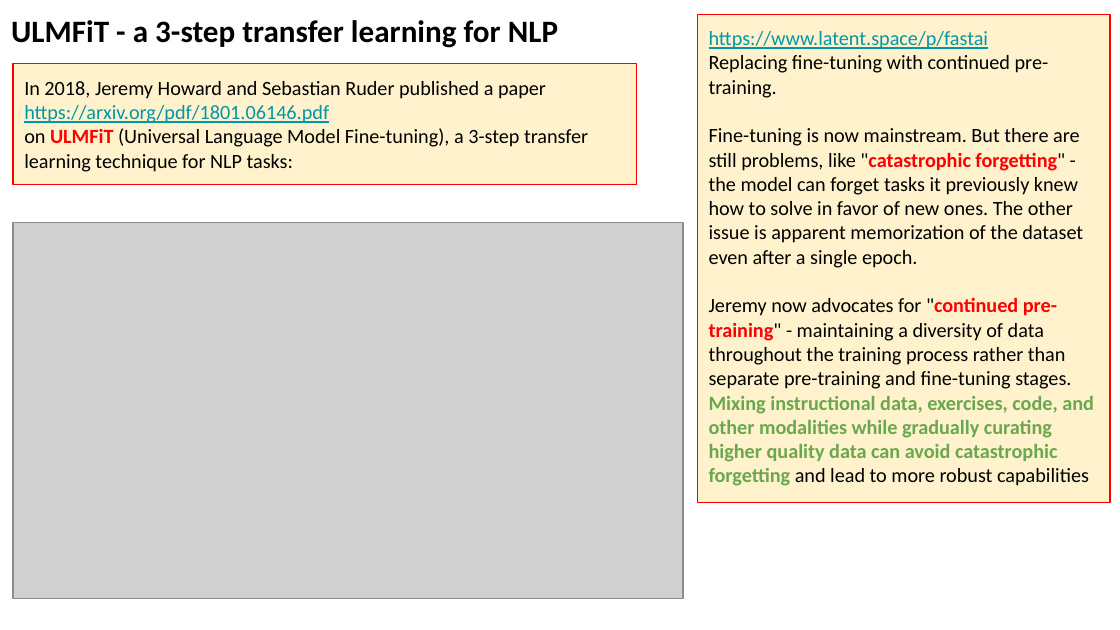
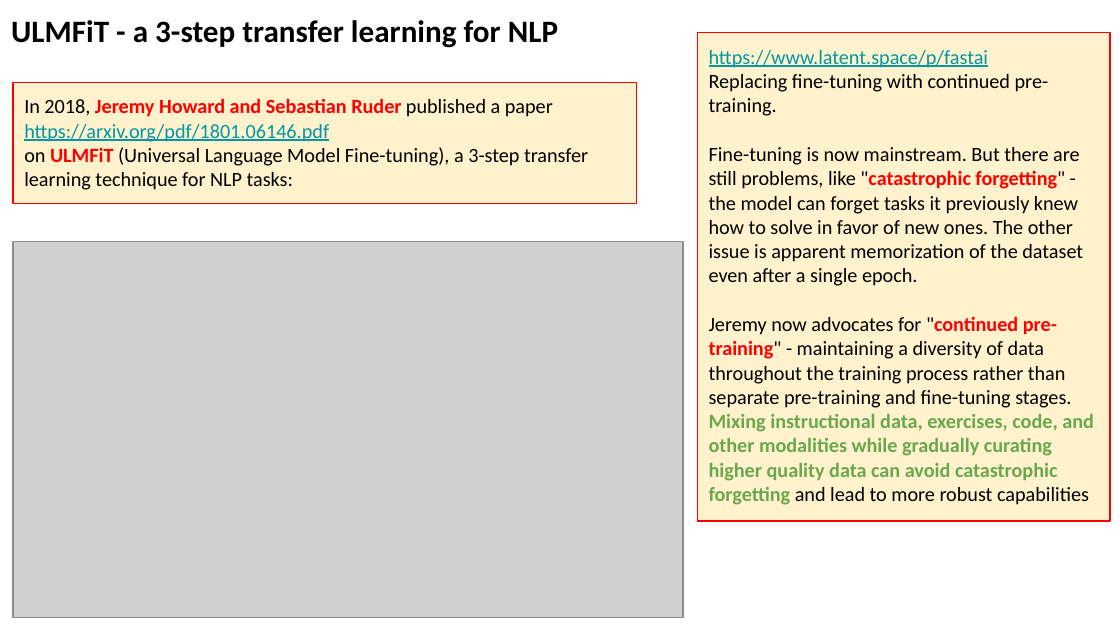
Before and after one commit to vitalmix/seminar, a slide deck: slide 11 of 2023/2023-10-27-AI-Updates.pptx (slide 8 before the commit). Drawn at 1120x630 pixels with LibreOffice and Linux fonts; fonts in the diff are those of the drawing; grey boxes stand for pictures. Boxes give left, top, right and bottom in pixels: in the first picture for what was removed or moved away, otherwise in the second. Text is boxed around its words. In the diff, an @@ line names an element or a change of style, - is before the commit and + after.

```diff
--- a/2023/2023-10-27-AI-Updates.pptx
+++ b/2023/2023-10-27-AI-Updates.pptx
@@ rectangle "https://www.latent.space/p/fastai" moved from (x1=698, y1=15, x2=1110, y2=503) to (x1=698, y1=32, x2=1110, y2=521) @@
@@ rectangle "In 2018, Jeremy Howard and ..." moved from (x1=13, y1=64, x2=636, y2=185) to (x1=13, y1=83, x2=636, y2=204) @@
@@ text in rectangle at (x1=24, y1=98, x2=553, y2=117): text colour #000000 to #FF0000, bold on in "Jeremy Howard and Sebastian Ruder" @@
@@ picture moved from (x1=13, y1=223, x2=683, y2=599) to (x1=13, y1=242, x2=683, y2=618) @@
```
Also in this commit, not shown: 10 other slides changed, 7 slides added, 3 slides removed.
